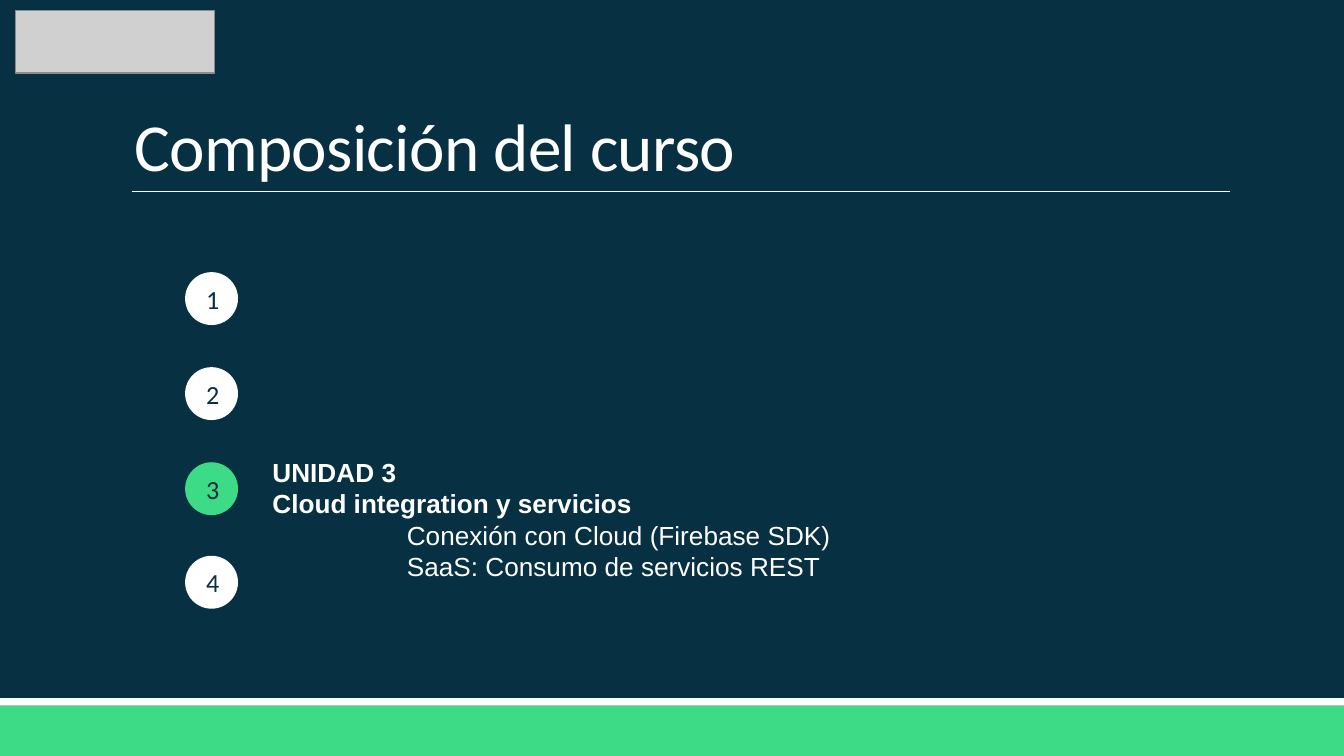
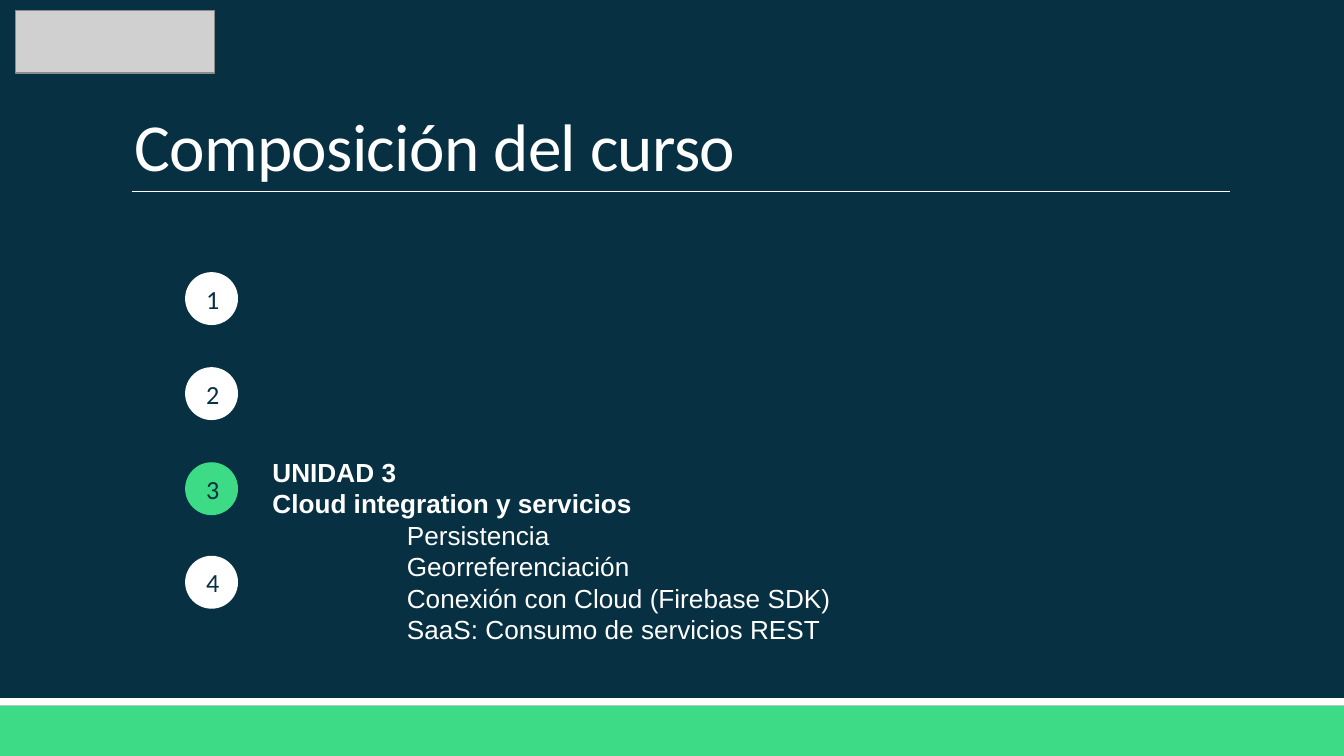
Before and after one commit to Domiciano/AppMoviles202, a slide deck: slide 5 of Semana 1/Clase 1 - Diagramación.pptx. Drawn at 1344x756 pixels with LibreOffice and Linux fonts; fonts in the diff are those of the drawing; grey boxes stand for pictures. Boxes give left, top, right and bottom in pixels: in the first picture for what was removed or moved away, otherwise in the second. Text is boxed around its words. In the diff, an @@ line names an element or a change of style, - is before the commit and + after.

```diff
--- a/Semana 1/Clase 1 - Diagramación.pptx
+++ b/Semana 1/Clase 1 - Diagramación.pptx
@@ text at [407,526,629,577]: paragraphs added @@
+Persistencia
+Georreferenciación
```
Also in this commit, not shown: 5 other slides changed, 19 slides added, 15 slides removed.
